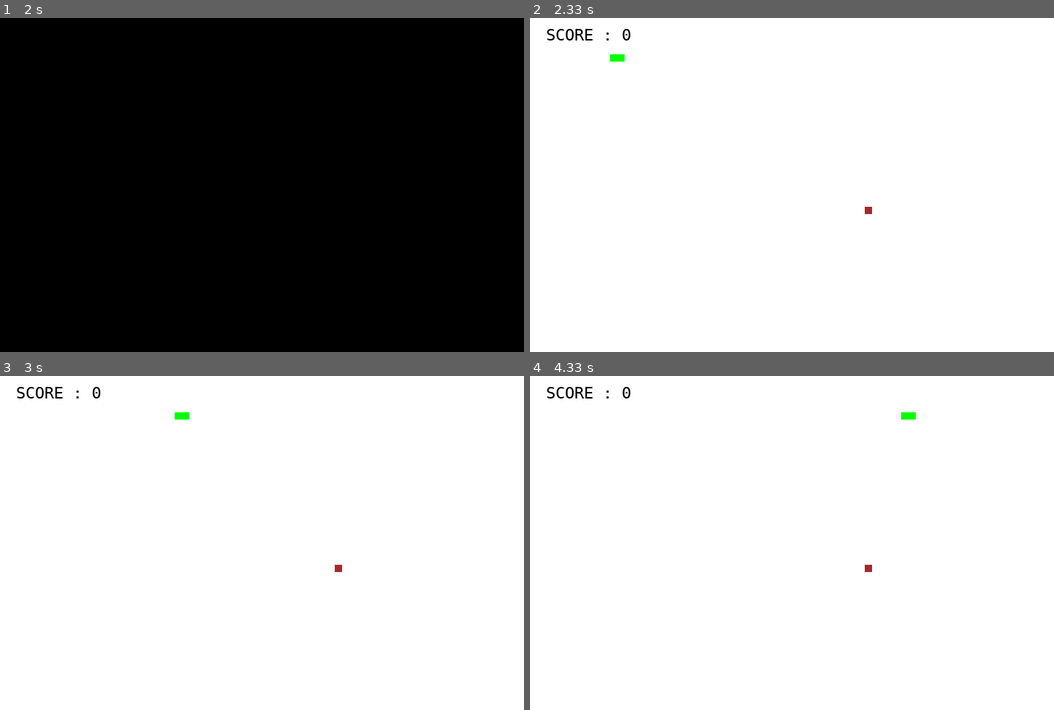
Above: before the commit, frames 1-4 (two rows, left to right).
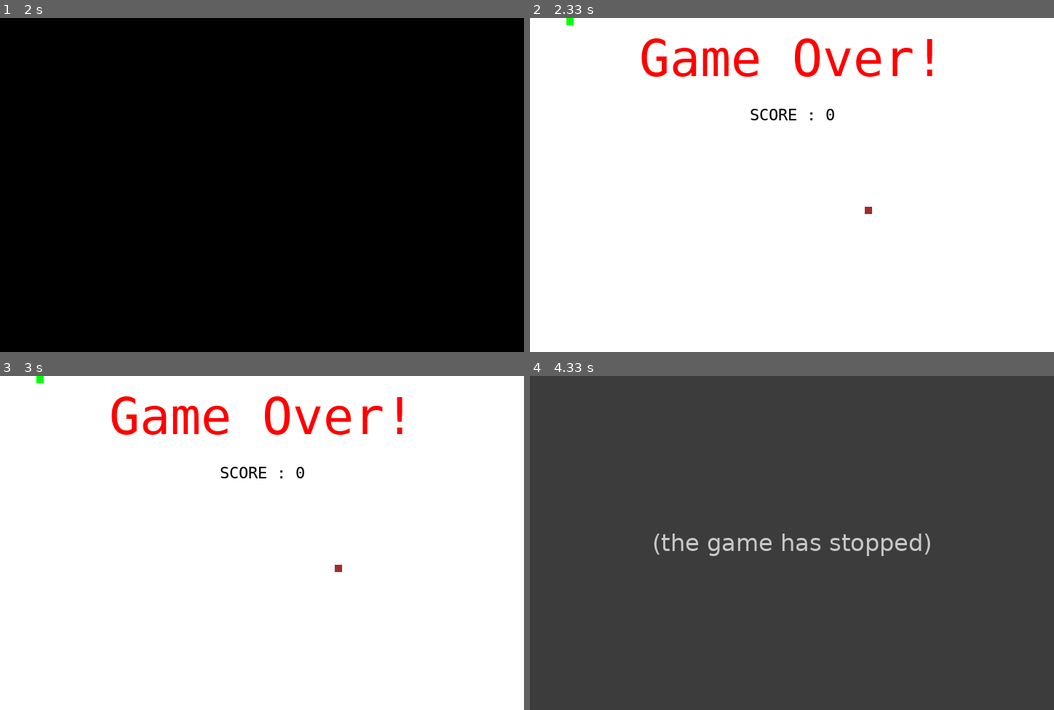
Above: after the commit, the same moments.

Repository: Jarvis-8035/Snake-Game-using-PyGame
Game: pygame game, started from SnakeGame.py
Same seed, same stepped clock (60 frames per second), same inputs: the game is played once before the commit and once after it.
Inputs:
- Up to frame 1 (2 s): hold W from 1.83 s (still down); hold Left from 1.83 s (still down)
- Up to frame 2 (2.33 s): keep holding W; keep holding Left
- Up to frame 3 (3 s): release W at 2.37 s; release Left at 2.37 s
- Up to frame 4 (4.33 s): no input

Frame 1 is identical in both runs. In frame 2, 2.3% of the frame differs, in the area x 3-77%, y 0-31%; in frame 3, 2.2%; in frame 4, 100%, in the area x 0-100%, y 0-100%.
After the commit the program exited at 4.25 s; later frames show no game.

Commit message:
Added wasd keys

Diff:
--- a/SnakeGame.py
+++ b/SnakeGame.py
@@ -75,13 +75,13 @@
             sys.exit()
         elif event.type == pygame.KEYDOWN:
             keys = pygame.key.get_pressed()
-            if keys[pygame.K_RIGHT]:
+            if keys[pygame.K_RIGHT] or keys[ord('d')]:
                 changeTo = 'RIGHT'
-            if keys[pygame.K_LEFT]:
+            if keys[pygame.K_LEFT] or keys[ord('a')]:
                 changeTo = 'LEFT'
-            if keys[pygame.K_UP]:
+            if keys[pygame.K_UP] or keys[ord('w')]:
                 changeTo = 'UP'
-            if keys[pygame.K_DOWN]:
+            if keys[pygame.K_DOWN] or keys[ord('s')]:
                 changeTo = 'DOWN'
             if keys[pygame.K_ESCAPE]:
                 pygame.event.post(pygame.event.Event(pygame.QUIT))
